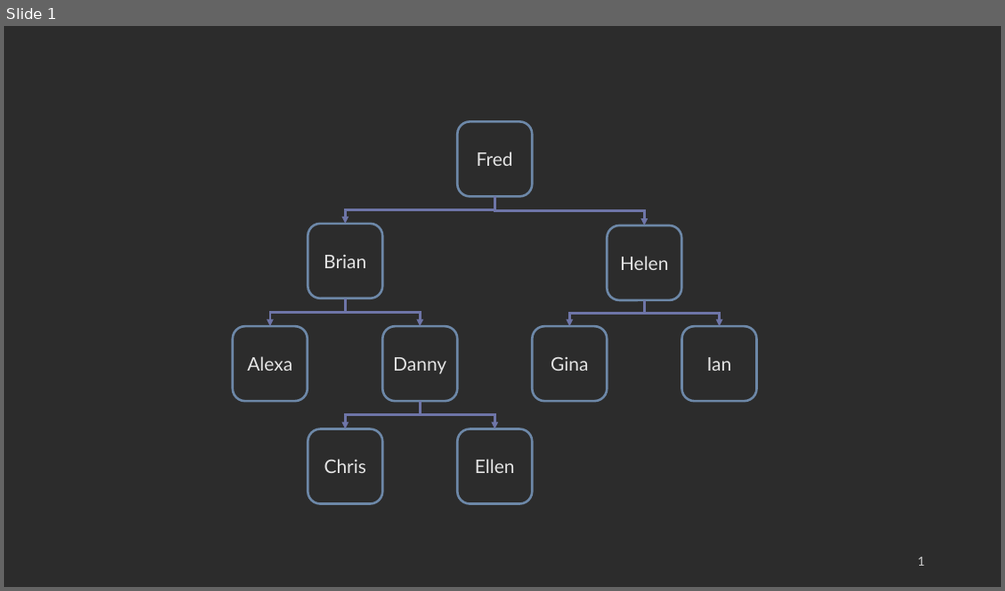
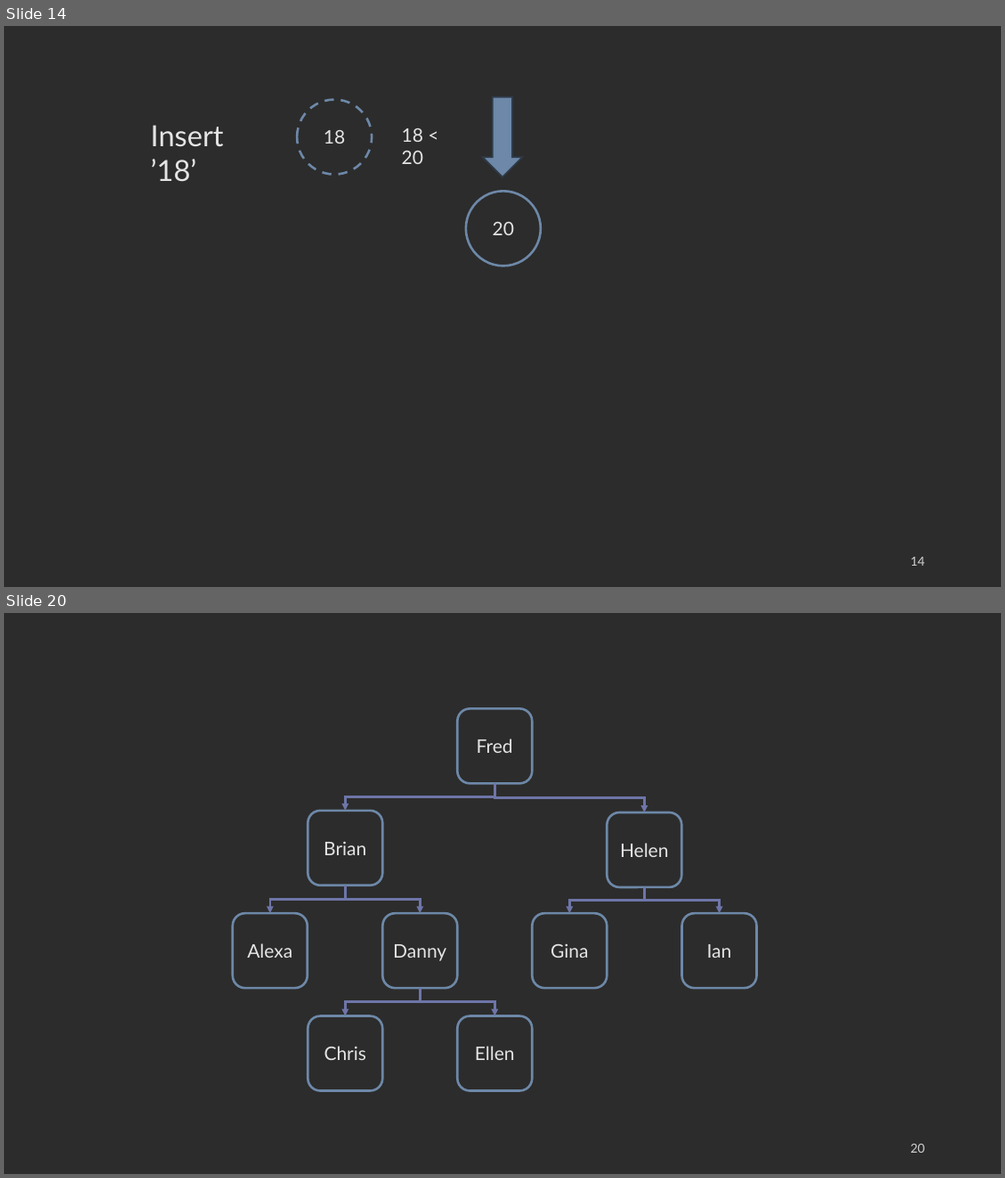
Before and after one commit to COP3530/edugator-content, a slide deck: trees/binary-search-trees/images-ppt.pptx. Shown one above the other, each under a label of ours: slide 1 before the commit, slides 14 and 20 after it; the slides between them are not shown. The pictures are 1005x591 and 1005x1178 pixels, drawn with LibreOffice and Linux fonts; fonts in the diff are those of the drawing. Boxes give left, top, right and bottom in pixels: in the first picture for what was removed or moved away, otherwise in the second. Text is boxed around its words. In the diff, an @@ line names an element or a change of style, - is before the commit and + after.

```diff
--- a/trees/binary-search-trees/images-ppt.pptx
+++ b/trees/binary-search-trees/images-ppt.pptx
@@ slide 14 added at box(4, 26, 1001, 587), background #2C2C2C @@
@@ ellipse added at box(297, 99, 372, 174), outline #6D88A8 2.25 pt dashed, 18 pt, text #E4E4E4 @@
+18
@@ down arrow added at box(483, 97, 522, 177), fill #6D88A8, outline #303C4A 1.5 pt @@
@@ text added at box(151, 125, 224, 182), 28 pt, text #E4E4E4 @@
+Insert ’18’
@@ text added at box(402, 128, 423, 164), 18 pt, text #E4E4E4 @@
+18 < 20
@@ ellipse added at box(466, 192, 541, 266), outline #6D88A8 2.25 pt, 18 pt, text #E4E4E4 @@
+20
@@ page number added at box(910, 556, 924, 565), 12 pt, text #D1D1D1 @@
+14
@@ what was slide 1 is now slide 20 @@
@@ page number at box(910, 1143, 924, 1152): text changed @@
-1
+20
```
Also in this commit, not shown: 18 other slides added, 1 slide removed, 8 other files.
